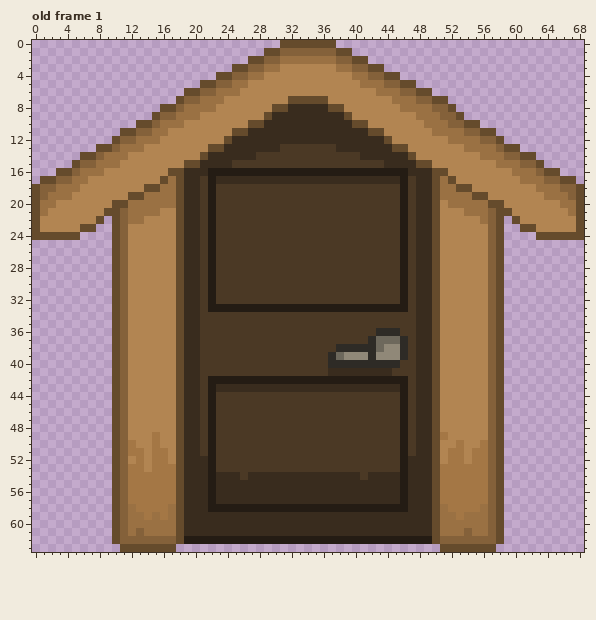
One commit to this pixel-art file: art/sprites/hutdoor.aseprite. The picture above is the old version.
69x64 pixels, 1 frame. Shown: old frame 1. The commit also changed other frames, which this record leaves out.
And afterwards:
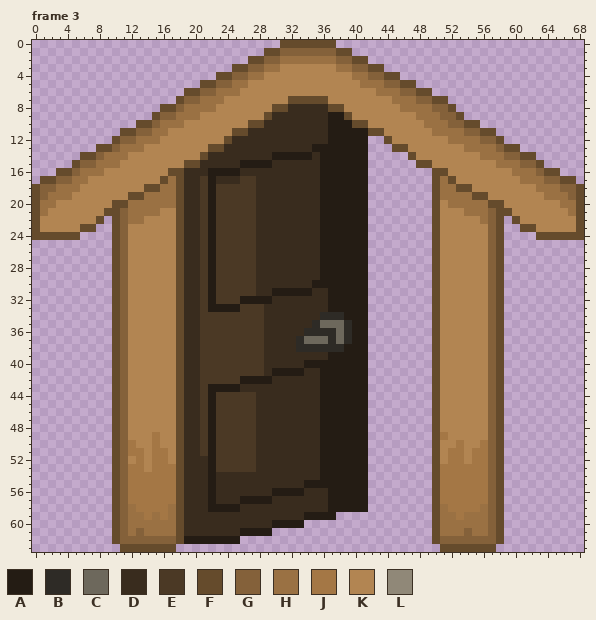
Palette (. is transparent): A #241c14  B #2e2b26  C #6d685c  D #392c1e  E #4b3925  F #654b2c  G #84613a  H #9a7143  J #a47745  K #b28552  L #908878
A new or re-ordered frame is compared with the old frame closest to it.
Difference:
frames 1 -> 3
Frame 3 is new; against old frame 1:
y 9: x 37..38 DD -> AA
y 10: x 37..39 DDD -> AAA
y 11: x 37..41 DDDDD -> AAAAA
y 12: x 37..43 DDDDDDD -> AAAAA..
y 13: x 31..44 EEEEEEEDDDDDDD -> DDDDAAAAAAA...
y 14: x 28..46 EEEEEEEEEEEEEDDDDDD -> DDAAAAADAAAAAA.....
y 15: x 25..47 EEEEEEEEEEEEEEEEEEEDDDD -> DAAAADDDDDDAAAAAA......
y 16: x 26..35 AAAAAAAAAA -> DDDDDDDDDD; x 42..49 AAAAADDD -> ........
y 17: x 26..27 DD -> EE; x 36..49 DDDDDDDDDDAEDD -> AAAAAA........
y 18..29: x 28..49 EEEEEEEEEEEEEEEEEEAEDD -> DDDDDDDDAAAAAA........
y 30: x 28..49 EEEEEEEEEEEEEEEEEEAEDD -> DDDDDDDAAAAAAA........
y 31: x 28..49 EEEEEEEEEEEEEEEEEEAEDD -> DDAAAAADDAAAAA........
y 32: x 26..49 EEEEEEEEEEEEEEEEEEEEAEDD -> AAAADDDDDDDAAAAA........
y 33: x 26..36 AAAAAAAAAAA -> EEEDDDDDDDD; x 42..49 AAAAAEDD -> ........
y 34: x 29..49 EEEEEEEEEEEEEEEEEEEDD -> DDDDDDDBBBAAA........
y 35: x 29..49 EEEEEEEEEEEEEEEEEEEDD -> DDDDDDBCCCBAA........
y 36: x 29..49 EEEEEEEEEEEEEEBBBEEDD -> DDDDDBBBBCBAA........
y 37: x 29..49 EEEEEEEEEEEEEBCCCBEDD -> DDDDBCCCBCBAA........
y 38: x 29..37 EEEEEEEEE -> DDDDBBBBB; x 39..49 BBBBCLLBEDD -> AAA........
y 39: x 29..49 EEEEEEEEBCLLLBLLLBEDD -> DDDDDDDDAAAAA........
y 40: x 29..49 EEEEEEEEBBBBBBBBBEEDD -> DDDDDAAAAAAAA........
y 41: x 29..49 EEEEEEEEDDDDDDDDEEEDD -> DAAAADDAAAAAA........
y 42: x 22..25 AAAA -> EEEE; x 30..35 AAAAAA -> DDDDDD; x 42..49 AAAAAEDD -> ........
y 43: x 23..25 DDD -> AAA; x 36..49 DDDDDDDDDDAEDD -> AAAAAA........
y 44..51: x 28..49 EEEEEEEEEEEEEEEEEEAEDD -> DDDDDDDDAAAAAA........
y 52..53: x 28..49 EEEEEEEEEEEEEEEEEEADDD -> DDDDDDDDAAAAAA........
y 54: x 26 E -> D; x 36..49 DDDDDEDDDDADDD -> AAAAAA........
y 55: x 34..49 DDDDDDDDDDDDADDD -> AAAAAAAA........
y 56: x 30..33 DDDD -> AAAA; x 37..49 DDDDDDDDDADDD -> AAAAA........
y 57: x 26..29 DDDD -> AAAA; x 37..49 DDDDDDDDDADDD -> AAAAA........
y 58: x 26..36 AAAAAAAAAAA -> DDDDDDDDDDD; x 42..49 AAAAADDD -> ........
y 59: x 34..49 DDDDDDDDDDDDDDDD -> AAAA............
y 60: x 30..49 DDDDDDDDDDDDDDDDDDDD -> AAAA................
y 61: x 26..49 DDDDDDDDDDDDDDDDDDDDDDDD -> AAAA....................
y 62: x 26..49 AAAAAAAAAAAAAAAAAAAAAAAA -> ........................
